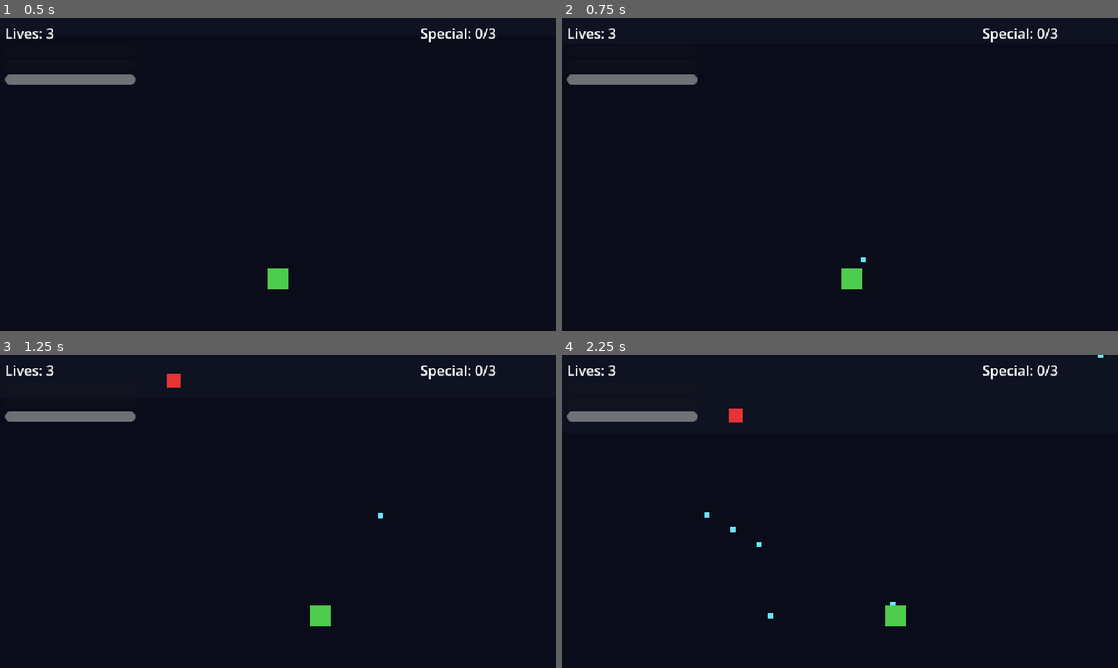
Above: before the commit, frames 1-4 (two rows, left to right).
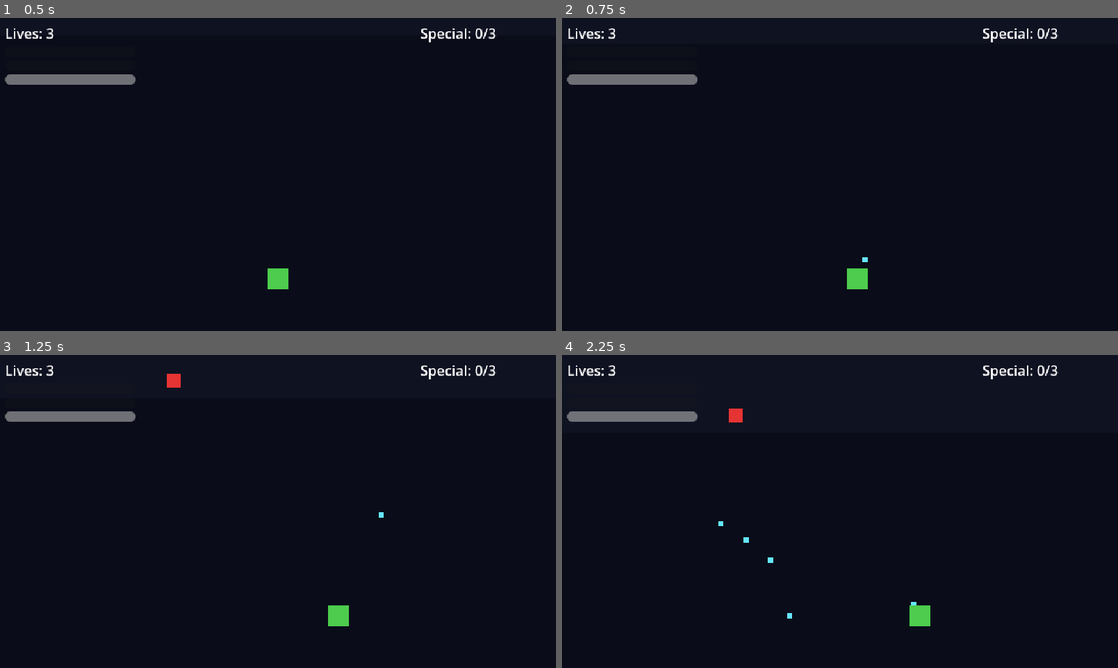
Above: after the commit, the same moments.

Repository: Funfetsunk/terra-intercept
Game: Godot game, scene res://scenes/levels/vertical_slice.tscn
The game is run twice, just before and just after one commit, with the same random seed, the same clock (stepped at 60 frames per second) and the same inputs.
Inputs (mouse positions are in pixels of both pictures, inside the frame that each line leads up to):
- Up to frame 1 (0.5 s): no input
- Up to frame 2 (0.75 s): tap Enter (ui_accept) at 0.5 s; move the mouse to (962, 158) at 0.52 s; hold D (p1_move_right) from 0.53 s (still down); click (962, 158) at 0.6 s
- Up to frame 3 (1.25 s): keep holding D (p1_move_right); tap Enter (ui_accept) at 0.77 s
- Up to frame 4 (2.25 s): release D (p1_move_right) at 1.25 s; drag from (728, 527) to (884, 614) at 1.27 s; move the mouse to (895, 442) at 2.02 s; hold D (p1_move_right) from 2.03 s (still down); right-click (895, 442) at 2.1 s; click (895, 442) at 2.17 s

Frame 1 is identical in both runs. In frame 2, 0.1% of the frame differs, in the area x 50-55%, y 76-87%; in frame 3, 0.4%; in frame 4, 0.7%, in the area x 25-98%, y 0-87%.

Commit message:
Rework focus mode into bullet-time, tune Guardian speed
Focus mode no longer slows the player or shrinks the hitbox (felt
bad, not a real bonus); it now slows enemy bullets while held via
BulletManager.set_enemy_bullet_time_scale, making patterns easier to
read. Removed the now-unused focus_move_speed/focus_hitbox_radius
fields and the FocusHitboxVisual node. Also bumped Guardian move
speed (70->100) so the "slow, tanky" ship isn't just sluggish.

Co-Authored-By: Claude Sonnet 5 <noreply@anthropic.com>
Claude-Session: https://claude.ai/code/session_01Nh3aPMJzmkSArqwMqRdZHh

Diff:
--- a/data/ships/guardian_ship_data.tres
+++ b/data/ships/guardian_ship_data.tres
@@ -1,32 +1,9 @@
-[gd_resource type="Resource" script_class="ShipData" load_steps=2 format=3]
+[gd_resource type="Resource" script_class="ShipData" format=3 uid="uid://b3c6554j4do4e"]
 
-[ext_resource type="Script" path="res://scripts/resources/ship_data.gd" id="1"]
+[ext_resource type="Script" uid="uid://boquiv061idvy" path="res://scripts/resources/ship_data.gd" id="1"]
 
 [resource]
 script = ExtResource("1")
-move_speed = 70.0
-focus_move_speed = 35.0
-normal_hitbox_radius = 2.0
-focus_hitbox_radius = 1.0
+move_speed = 100.0
 shield_max = 8.0
-shield_recharge_delay = 3.0
 shield_recharge_rate = 2.5
-hull_max = 3.0
-hull_hit_invincibility_duration = 1.0
-respawn_invincibility_duration = 2.0
-respawn_bullet_clear_radius = 60.0
-focus_meter_max = 4.0
-focus_drain_rate = 1.0
-focus_refill_delay = 2.0
-focus_refill_rate = 1.0
-fire_rate = 8.0
-bullet_speed = 260.0
-bullet_radius = 3.0
-bullet_color = Color(0.4, 0.9, 1, 1)
-bullet_damage = 1.0
-special_charge_max = 3
-special_charge_per_damage = 0.05
-special_charge_per_kill_bonus = 0.25
-special_radius = 60.0
-special_damage = 4.0
-special_duration = 0.5
--- a/scenes/player/player_ship.gd
+++ b/scenes/player/player_ship.gd
@@ -29,8 +29,6 @@
 @onready var _bullets: Node = get_node("/root/BulletManager")
 @onready var _game_state: Node = get_node("/root/GameState")
 @onready var _hitbox: Area2D = $Hitbox
-@onready var _hitbox_shape: CollisionShape2D = $Hitbox/CollisionShape2D
-@onready var _focus_visual: CanvasItem = $FocusHitboxVisual
 @onready var _special_vfx: Node2D = $SpecialCircleVFX
 
 func _ready() -> void:
@@ -59,8 +57,7 @@
 
 func _process_movement(delta: float) -> void:
 	var move_vec: Vector2 = Input.get_vector("p1_move_left", "p1_move_right", "p1_move_up", "p1_move_down")
-	var speed: float = data.focus_move_speed if _is_focused else data.move_speed
-	global_position += move_vec * speed * delta
+	global_position += move_vec * data.move_speed * delta
 	global_position.x = clamp(global_position.x, playfield_rect.position.x, playfield_rect.end.x)
 	global_position.y = clamp(global_position.y, playfield_rect.position.y, playfield_rect.end.y)
 
@@ -76,11 +73,7 @@
 			_focus_refill_wait_timer -= delta
 		elif _focus_meter < data.focus_meter_max:
 			_focus_meter = min(data.focus_meter_max, _focus_meter + data.focus_refill_rate * delta)
-	_focus_visual.visible = _is_focused
-	var hitbox_radius: float = data.focus_hitbox_radius if _is_focused else data.normal_hitbox_radius
-	_bullets.set_player_hitbox_radius(hitbox_radius)
-	if _hitbox_shape.shape is CircleShape2D:
-		(_hitbox_shape.shape as CircleShape2D).radius = hitbox_radius
+	_bullets.set_enemy_bullet_time_scale(data.focus_bullet_time_scale if _is_focused else 1.0)
 	focus_changed.emit(_focus_meter, data.focus_meter_max)
 
 func _process_timers(delta: float) -> void:
@@ -173,4 +166,4 @@
 	special_fired.emit()
 
 func get_hitbox_radius() -> float:
-	return data.focus_hitbox_radius if _is_focused else data.normal_hitbox_radius
+	return data.normal_hitbox_radius
--- a/scenes/player/player_ship.tscn
+++ b/scenes/player/player_ship.tscn
@@ -19,15 +19,6 @@
 mouse_filter = 2
 color = Color(0.3, 0.8, 0.3, 1)
 
-[node name="FocusHitboxVisual" type="ColorRect" parent="." unique_id=985356905]
-visible = false
-offset_left = -2.0
-offset_top = -2.0
-offset_right = 2.0
-offset_bottom = 2.0
-mouse_filter = 2
-color = Color(1, 1, 1, 0.9)
-
 [node name="Hitbox" type="Area2D" parent="." unique_id=1478547012]
 collision_mask = 0
 
--- a/scripts/resources/ship_data.gd
+++ b/scripts/resources/ship_data.gd
@@ -3,11 +3,9 @@
 
 @export_group("Movement")
 @export var move_speed: float = 90.0
-@export var focus_move_speed: float = 45.0
 
 @export_group("Hitbox")
 @export var normal_hitbox_radius: float = 2.0
-@export var focus_hitbox_radius: float = 1.0
 
 @export_group("Shield")
 @export var shield_max: float = 6.0
@@ -27,6 +25,7 @@
 @export var focus_drain_rate: float = 1.0
 @export var focus_refill_delay: float = 2.0
 @export var focus_refill_rate: float = 1.0
+@export var focus_bullet_time_scale: float = 0.35
 
 @export_group("Weapon")
 @export var fire_rate: float = 8.0
--- a/scripts/systems/bullet_manager.gd
+++ b/scripts/systems/bullet_manager.gd
@@ -55,28 +55,32 @@
 var _registered_player: Node2D = null
 var _registered_player_hitbox_radius: float = 0.0
 var _registered_enemies: Array[Node2D] = []
+var _enemy_bullet_time_scale: float = 1.0
 
 func _ready() -> void:
 	_player_pool.setup(max_player_bullets)
 	_enemy_pool.setup(max_enemy_bullets)
 
 func _physics_process(delta: float) -> void:
-	_step_pool(_player_pool, delta)
-	_step_pool(_enemy_pool, delta)
+	_step_pool(_player_pool, delta, 1.0)
+	_step_pool(_enemy_pool, delta, _enemy_bullet_time_scale)
 	_check_enemy_bullets_vs_player()
 	_check_player_bullets_vs_enemies()
 	queue_redraw()
 
-func _step_pool(pool: BulletPool, delta: float) -> void:
+func _step_pool(pool: BulletPool, delta: float, time_scale: float) -> void:
 	var bounds: Rect2 = get_viewport_rect().grow(despawn_margin)
 	var i: int = 0
 	while i < pool.active_count:
-		pool.positions[i] += pool.velocities[i] * delta
+		pool.positions[i] += pool.velocities[i] * delta * time_scale
 		pool.lifetimes[i] -= delta
 		if pool.lifetimes[i] <= 0.0 or not bounds.has_point(pool.positions[i]):
 			pool.kill(i)
 		else:
 			i += 1
+
+func set_enemy_bullet_time_scale(time_scale: float) -> void:
+	_enemy_bullet_time_scale = time_scale
 
 func _check_enemy_bullets_vs_player() -> void:
 	if _registered_player == null:
Not shown: 1 places in scenes/player/player_ship.tscn that only renumber resources
Not shown, changed: docs/terra-intercept-design-summary.md
